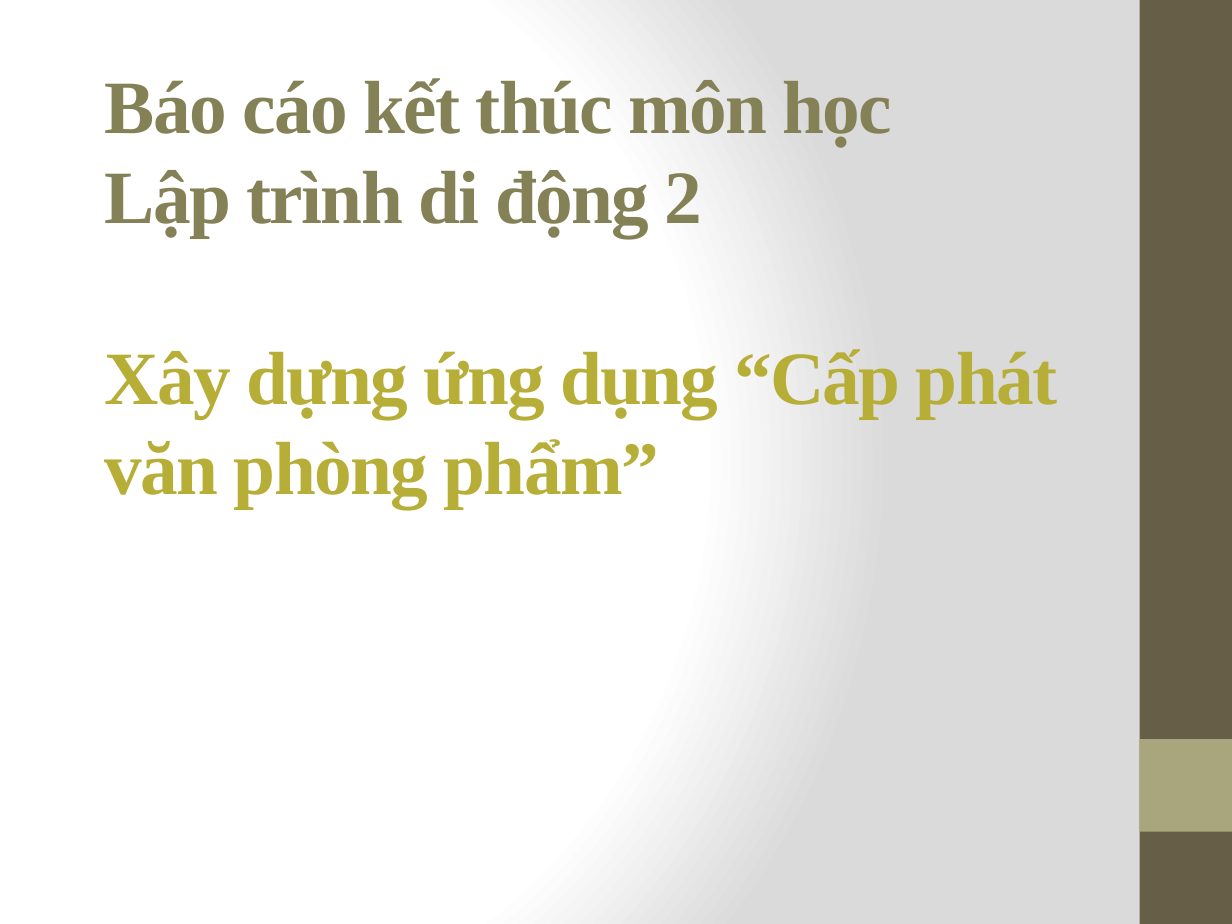
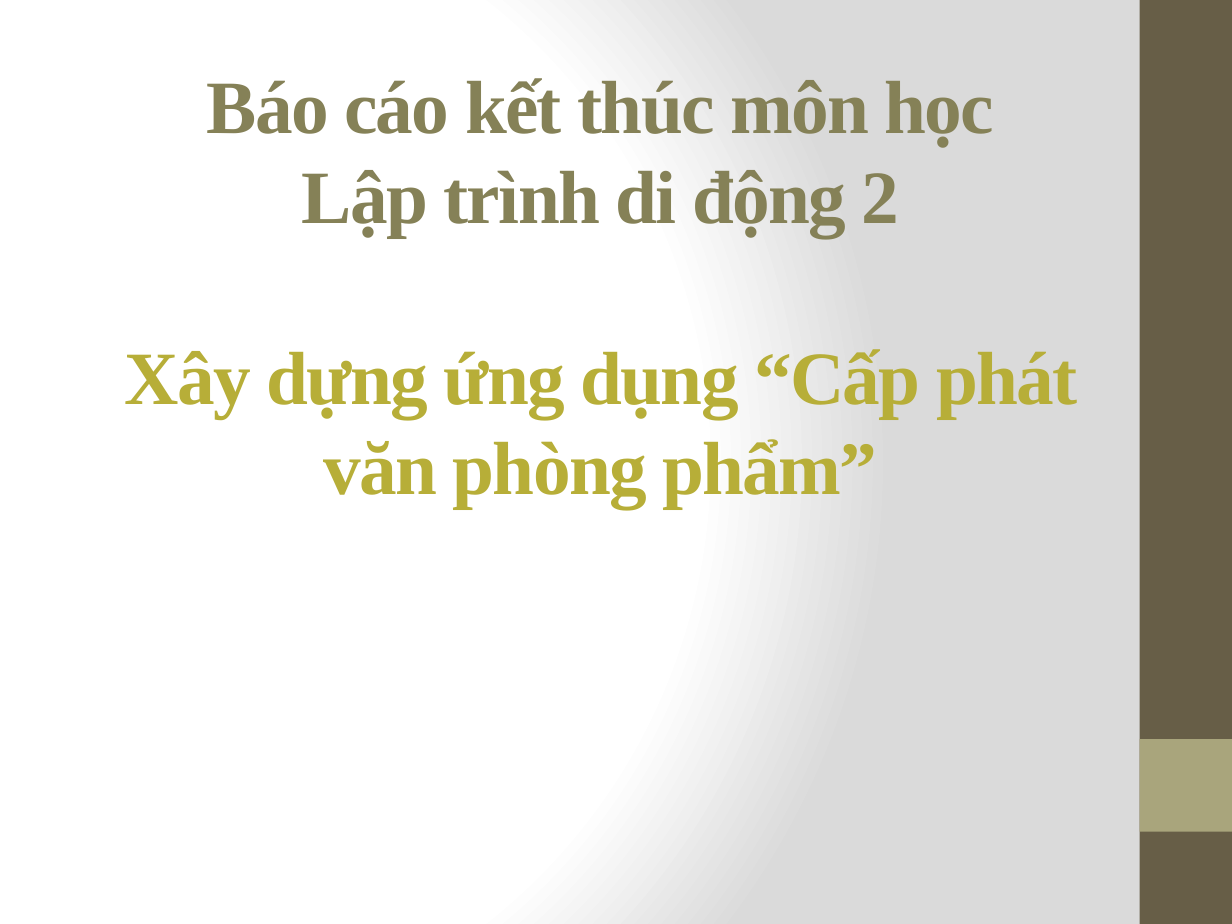
Before and after one commit to thien414/DD2, a slide deck: slide 1 of Baocao.pptx. Drawn at 1232x924 pixels with LibreOffice and Linux fonts; fonts in the diff are those of the drawing. Boxes give left, top, right and bottom in pixels: in the first picture for what was removed or moved away, otherwise in the second. Text is boxed around its words. In the diff, an @@ line names an element or a change of style, - is before the commit and + after.

Commit message:
sua
sua

```diff
--- a/Baocao.pptx
+++ b/Baocao.pptx
@@ title "Báo cáo kết thúc môn ..." at (125,78,1077,509): alignment left to centre @@
```
Also in this commit, not shown: 12 slides added, 11 slides removed.
